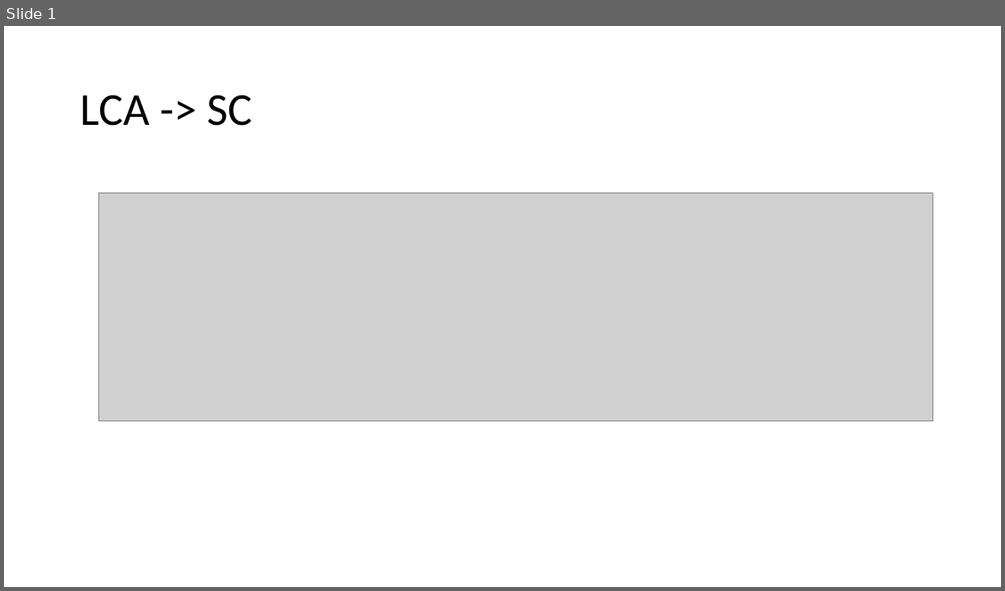
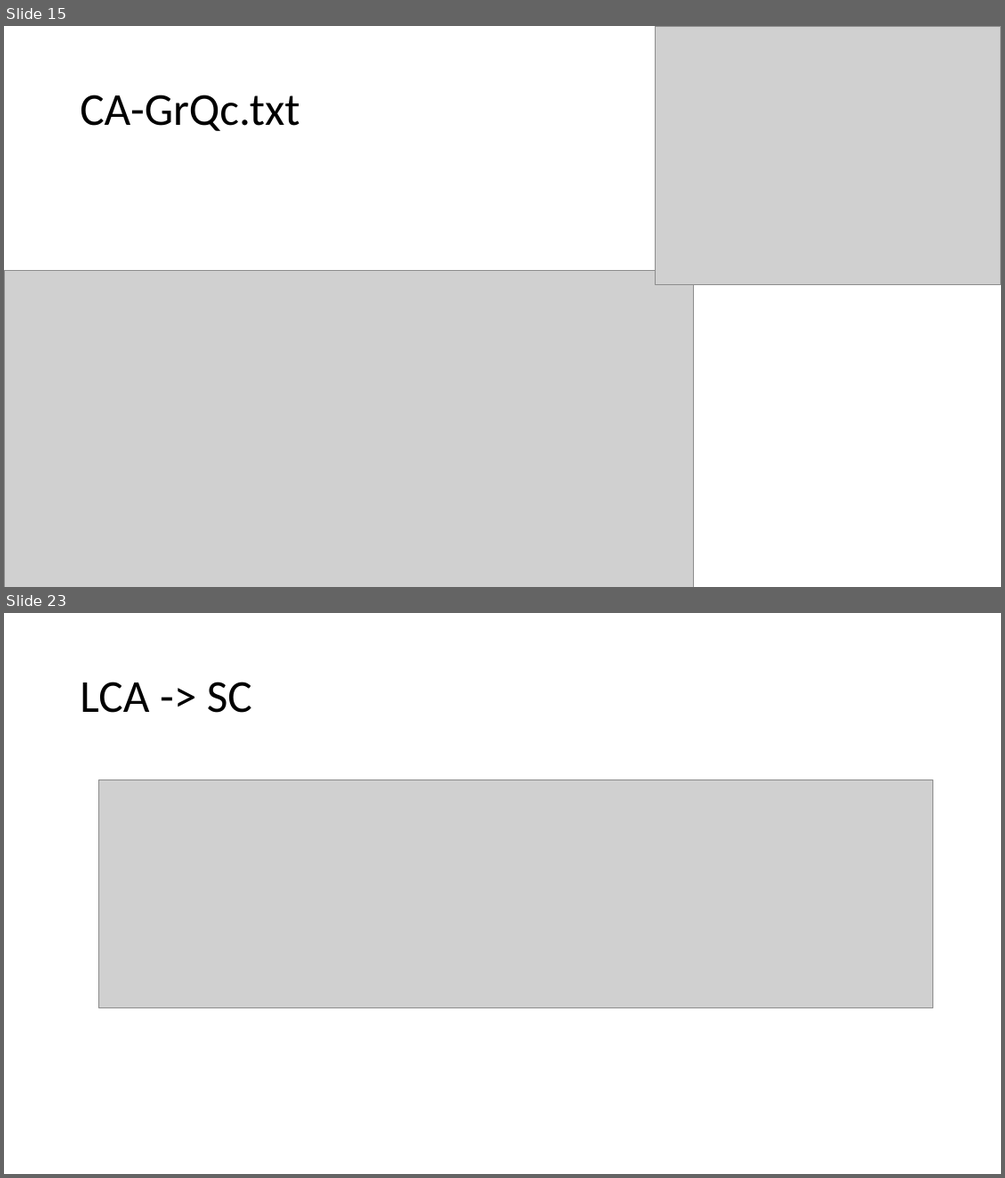
Before and after one commit to answerIII/Graph_Theory_LeetCode25, a slide deck: results/pres.pptx. Shown one above the other, each under a label of ours: slide 1 before the commit, slides 15 and 23 after it; the slides between them are not shown. The pictures are 1005x591 and 1005x1178 pixels, drawn with LibreOffice and Linux fonts; fonts in the diff are those of the drawing; grey boxes stand for pictures. Boxes give left, top, right and bottom in pixels: in the first picture for what was removed or moved away, otherwise in the second. Text is boxed around its words. In the diff, an @@ line names an element or a change of style, - is before the commit and + after.

```diff
--- a/results/pres.pptx
+++ b/results/pres.pptx
@@ slide 15 added at (x1=4, y1=26, x2=1001, y2=587), background #FFFFFF @@
@@ picture added at (x1=655, y1=26, x2=1001, y2=285) @@
@@ title added at (x1=80, y1=95, x2=299, y2=131), 44 pt, text #000000 @@
+CA-GrQc.txt
@@ picture added at (x1=4, y1=271, x2=694, y2=587) @@
@@ what was slide 1 is now slide 23 @@
```
Also in this commit, not shown: 21 other slides added.
